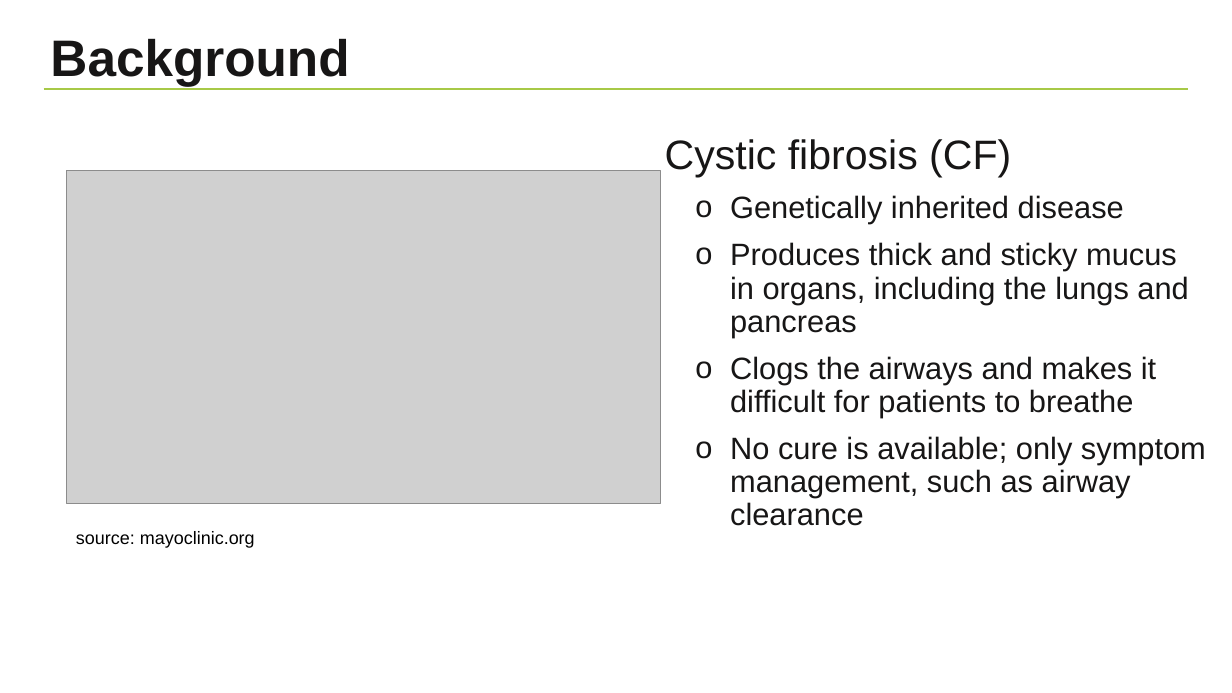
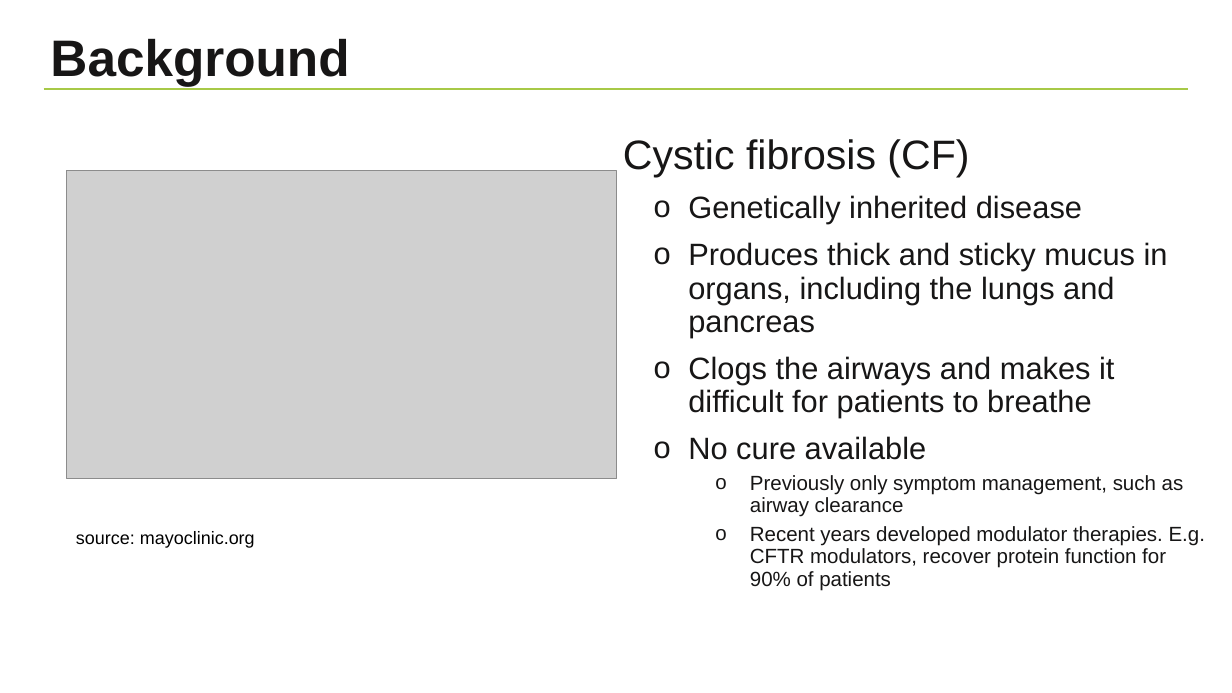
Before and after one commit to NBISweden/workshop-python, a slide deck: slide 3 of lectures/Project.pptx. Drawn at 1232x693 pixels with LibreOffice and Linux fonts; fonts in the diff are those of the drawing; grey boxes stand for pictures; background and template pictures are left out. Boxes give left, top, right and bottom in pixels: in the first picture for what was removed or moved away, otherwise in the second. Text is boxed around its words. In the diff, an @@ line names an element or a change of style, - is before the commit and + after.

```diff
--- a/lectures/Project.pptx
+++ b/lectures/Project.pptx
@@ text "Cystic fibrosis (CF)": place and size @@
-text "Cystic fibrosis (CF)" at [665, 139, 1206, 526]
+text "Cystic fibrosis (CF)" at [623, 139, 1205, 591]
@@ picture: place and size @@
-picture at [67, 171, 661, 504]
+picture at [67, 171, 616, 479]
@@ text at [688, 436, 1205, 591]: text changed; size 24 to 16 pt @@
-o No cure is available; only symptom management, such as airway clearance
+o No cure available
+  o Previously only symptom management, such as airway clearance
+  o Recent years developed modulator therapies. E.g. CFTR modulators, recover protein function for 90% of patients
```
Also in this commit, not shown: 3 other slides changed, 1 other file.
